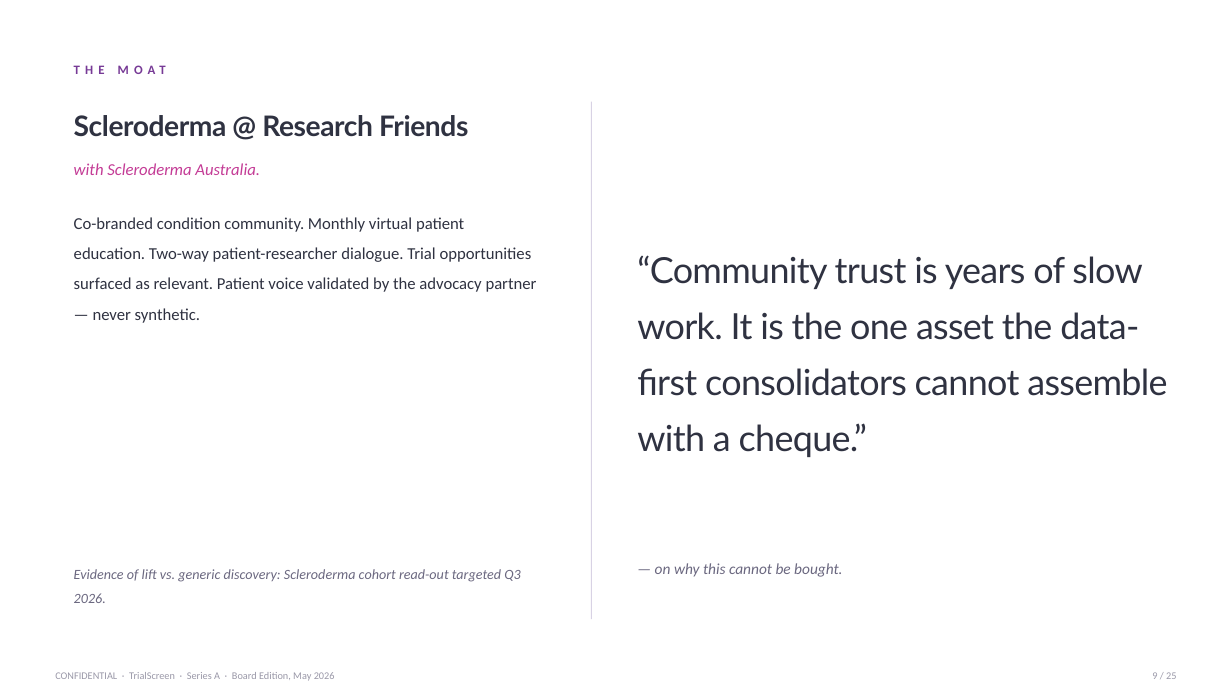
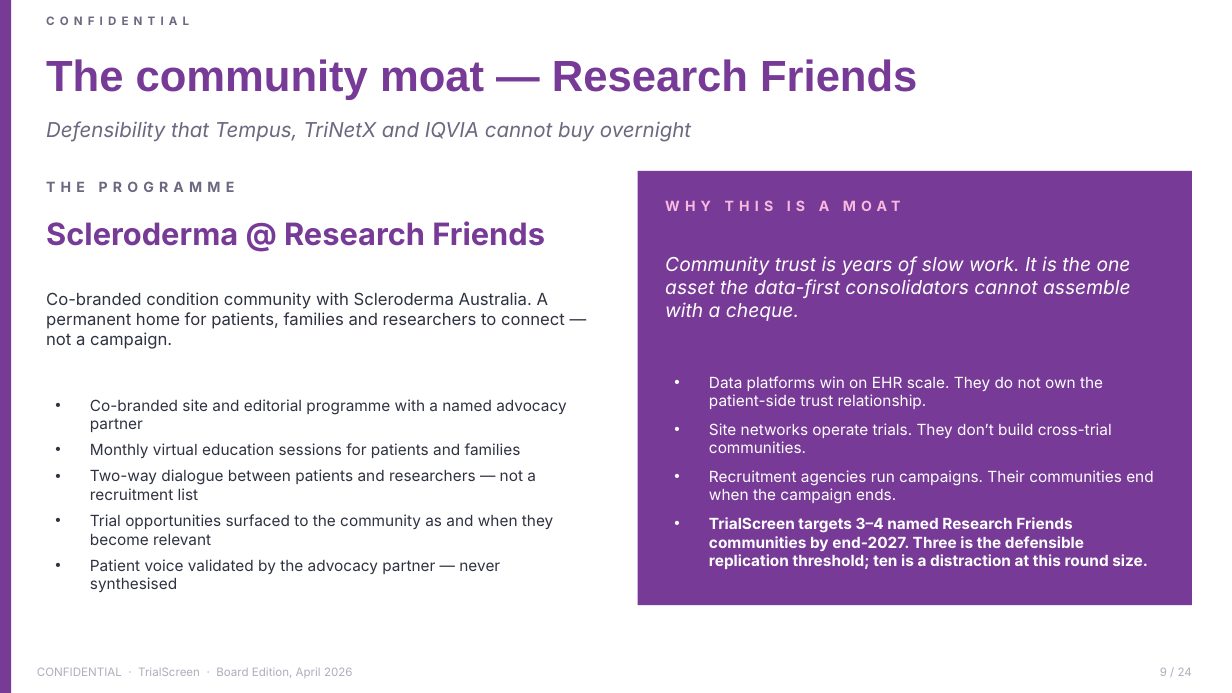
Before and after one commit to akamu47/trialscreen-board-pack, a slide deck: slide 10 of documents/TrialScreen_SeriesA_Deck.pptx (slide 9 before the commit). Drawn at 1232x693 pixels with LibreOffice and Linux fonts; fonts in the diff are those of the drawing. Boxes give left, top, right and bottom in pixels: in the first picture for what was removed or moved away, otherwise in the second. Text is boxed around its words. In the diff, an @@ line names an element or a change of style, - is before the commit and + after.

Commit message:
Series A deck v3: restore v1 density per Hugo, apply brand-guideline colours
Hugo preferred v1's dense scannable card style over the editorial v2 rebuild.
v3 takes v1 as the base and applies ONLY the authoritative brand corrections
from the official TrialScreen Brand Guidelines v250728:

- Ink #2F3241 replaces #1A1A2E for body text + dark cover (softer near-black)
- Hero Pink #C43C96 replaces #C22299 for magenta accents (correct brand hue)
- Logo Purple #62317D registered as a token
- 2 Mustard #FFB01A underscores added as subtle Client-palette warm accents
  (slide 3 bottleneck, slide 9 unit economics)
- 222 colour tokens rewritten across all slide XML

Structure + content + layouts are v1 unchanged. Card density preserved.
The editorial v2 (with prose replacing grids) is archived under _archive/
for reference if ever needed, along with the brand-corrected v2 from this
morning's session.

```diff
--- a/documents/TrialScreen_SeriesA_Deck.pptx
+++ b/documents/TrialScreen_SeriesA_Deck.pptx
@@ rectangle added at [0,0,11,693], fill #773A96 @@
@@ text at [46,59,917,100]: text changed; size 10 to 34 pt; font Calibri to Arial @@
-THE MOAT
+The community moat — Research Friends
@@ line removed from (592, 102) to (592, 619) @@
@@ text added at [46,121,691,142], 16 pt, text #6B6880, italic @@
+Defensibility that Tempus, TriNetX and IQVIA cannot buy overnight
@@ text removed at [74,163,260,175] @@
-with Scleroderma Australia.
@@ rectangle added at [638,171,1192,605], fill #773A96 @@
@@ text "Scleroderma @ Research Friends": place and size @@
-text "Scleroderma @ Research Friends" at [74,115,468,137]
+text "Scleroderma @ Research Friends" at [46,221,545,246]
@@ text "Scleroderma @ Research Friends" at [46,221,545,246]: size 22 to 24 pt, font Lato to Inter, text colour #2F3241 to #773A96, letter spacing -0.3 to 0 pt @@
@@ text added at [46,181,235,192], 11 pt, text #6B6880, bold @@
+THE PROGRAMME
@@ text at [665,256,1131,321]: text changed; size 28 to 15 pt; font Lato to Inter; text colour #2F3241 to #FFFFFF; italic on @@
-“Community trust is years of slow work. It is the one asset the data-first consolidators cannot assemble with a cheque.”
+Community trust is years of slow work. It is the one asset the data-first consolidators cannot assemble with a cheque.
@@ text added at [46,292,565,349], 13 pt, text #2F3241 @@
+Co-branded condition community with Scleroderma Australia. A permanent home for patients, families and researchers to connect — not a campaign.
@@ text "Co-branded site and editorial programme ..." at [90,399,566,592]: vertical alignment top to middle @@
@@ text added at [709,376,1153,569], 12 pt, text #FFFFFF @@
+• Data platforms win on EHR scale. They do not own the patient-side trust relationship.
+• Site networks operate trials. They don’t build cross-trial communities.
+• Recruitment agencies run campaigns. Their communities end when the campaign ends.
+• TrialScreen targets 3–4 named Research Friends communities by end-2027. Three is the defensible replication threshold; ten is a distraction at this round size.
@@ text at [90,399,566,592]: text changed; size 13 to 12 pt; font Calibri to Inter @@
-Co-branded condition community. Monthly virtual patient education. Two-way patient-researcher dialogue. Trial opportunities surfaced as relevant. Patient voice validated by the advocacy partner — never synthetic.
+• Co-branded site and editorial programme with a named advocacy partner
+• Monthly virtual education sessions for patients and families
+• Two-way dialogue between patients and researchers — not a recruitment list
+• Trial opportunities surfaced to the community as and when they become relevant
+• Patient voice validated by the advocacy partner — never synthesised
@@ text removed at [74,569,521,603] @@
-Evidence of lift vs. generic discovery: Scleroderma cohort read-out targeted Q3 2026.
@@ text removed at [655,563,842,577] @@
-— on why this cannot be bought.
@@ text added at [901,554,927,566], 11 pt, text #F9BAE0, bold @@
+WHY THIS IS A MOAT
@@ text added at [37,668,122,676], 9 pt, text #6B6880, bold @@
+CONFIDENTIAL
@@ text at [138,667,353,678]: text changed; size 8 to 9 pt; font Calibri to Inter; text colour #9A98A8 to #B0ADBD @@
-CONFIDENTIAL · TrialScreen · Series A · Board Edition, May 2026
+CONFIDENTIAL · TrialScreen · Board Edition, April 2026
@@ text at [1160,668,1192,676]: text changed; size 8 to 9 pt; font Calibri to Inter; text colour #9A98A8 to #B0ADBD @@
-9 / 25
+9 / 24
```
Also in this commit, not shown: 13 other slides changed, 11 slides added, 11 slides removed, 1 other file.
